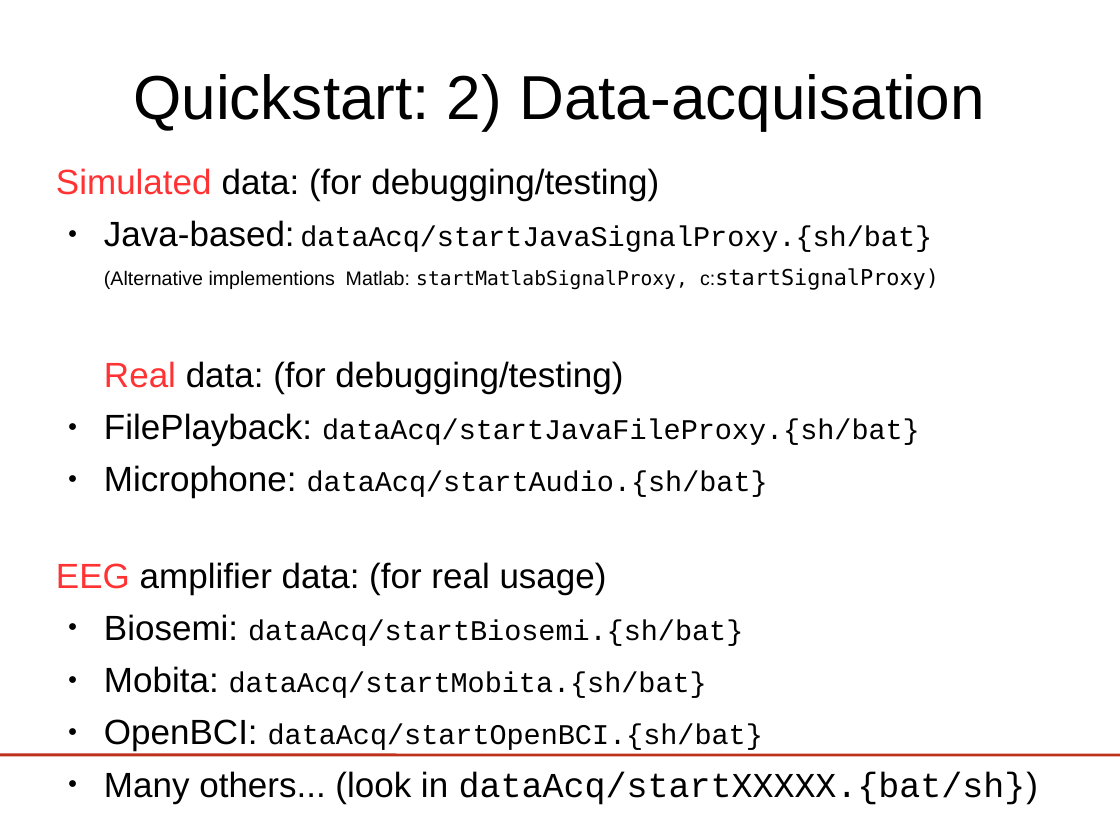
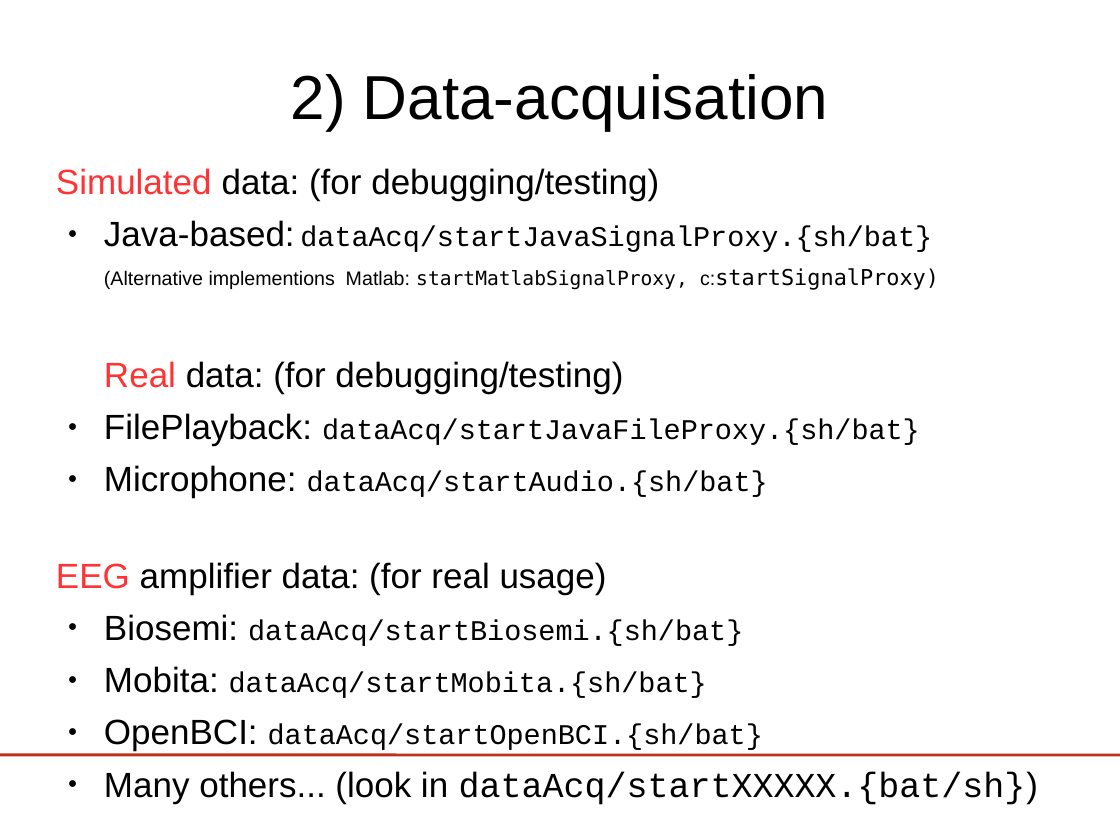
Before and after one commit to jadref/buffer_bci, a slide deck: slide 22 of tutorial/lect3-helloworld/HelloWorld_ERPViewer.odp. Drawn at 1120x840 pixels with LibreOffice and Linux fonts; fonts in the diff are those of the drawing; background and template pictures are left out. Boxes give left, top, right and bottom in pixels: in the first picture for what was removed or moved away, otherwise in the second. Text is boxed around its words. In the diff, an @@ line names an element or a change of style, - is before the commit and + after.

Commit message:
updated to include quickstart info

```diff
--- a/tutorial/lect3-helloworld/HelloWorld_ERPViewer.odp
+++ b/tutorial/lect3-helloworld/HelloWorld_ERPViewer.odp
@@ title at (x1=290, y1=74, x2=829, y2=130): text changed @@
-Quickstart: 2) Data-acquisation
+2) Data-acquisation
```
Also in this commit, not shown: 5 other slides changed, 1 slide added, 1 slide removed, 1 other file.
